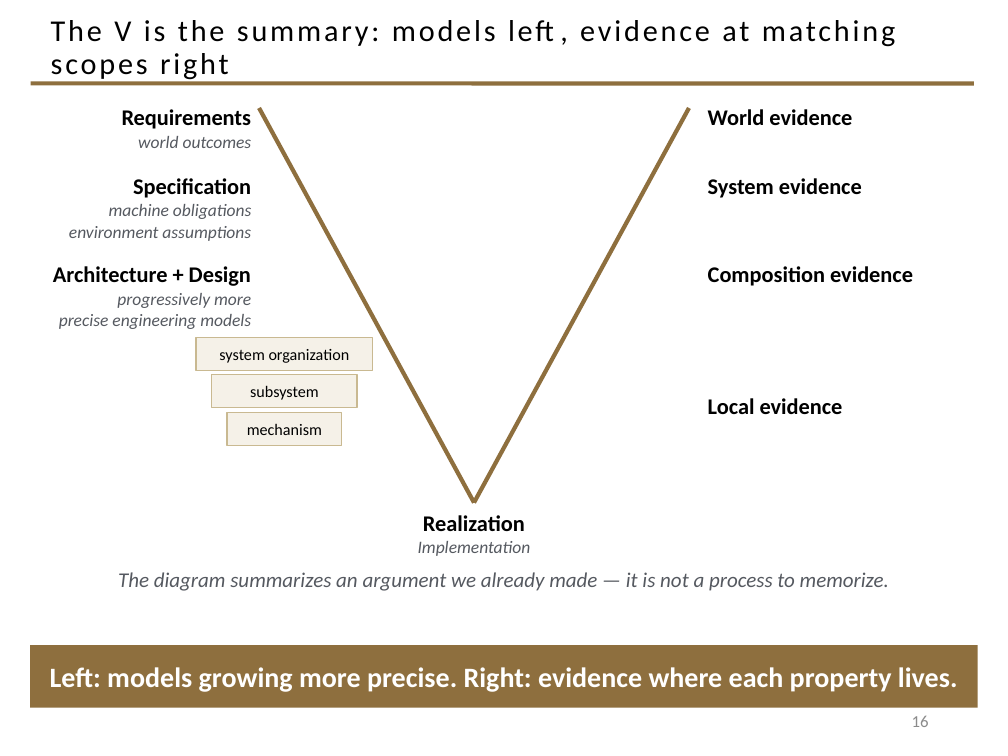
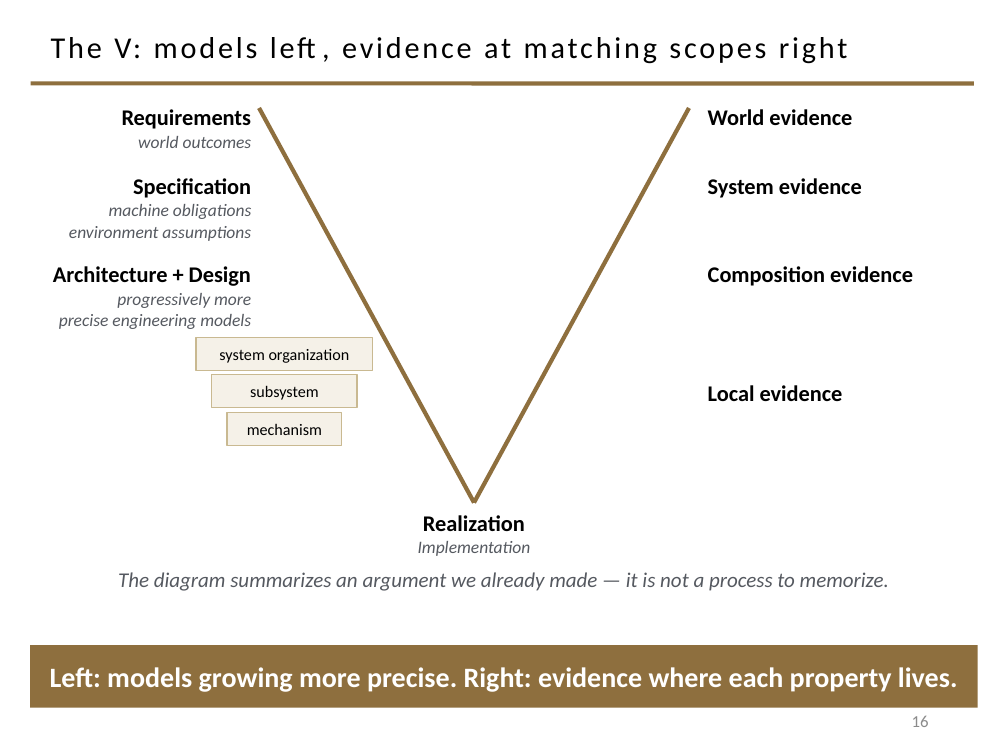
Before and after one commit to davisjam/model-based-agentic-software-engineering, a slide deck: slide 16 of course/lectures/act-1-foundations/08-validation/1-8-Validation.pptx. Drawn at 1008x756 pixels with LibreOffice and Linux fonts; fonts in the diff are those of the drawing; background and template pictures are left out. Boxes give left, top, right and bottom in pixels: in the first picture for what was removed or moved away, otherwise in the second. Text is boxed around its words. In the diff, an @@ line names an element or a change of style, - is before the commit and + after.

Commit message:
course(validation deck): §1-3 QA pass — fix at-most-one/exactly-one contradiction, quote the spec verbatim, unify the scope-row grids

```diff
--- a/course/lectures/act-1-foundations/08-validation/1-8-Validation.pptx
+++ b/course/lectures/act-1-foundations/08-validation/1-8-Validation.pptx
@@ title at box(51, 37, 848, 64): text changed @@
-The V is the summary: models left, evidence at matching scopes right
+The V: models left, evidence at matching scopes right
@@ text "Local evidence": place and size @@
-text "Local evidence" at box(708, 398, 843, 414)
+text "Local evidence" at box(708, 385, 843, 401)
```
Also in this commit, not shown: 10 other slides changed.
